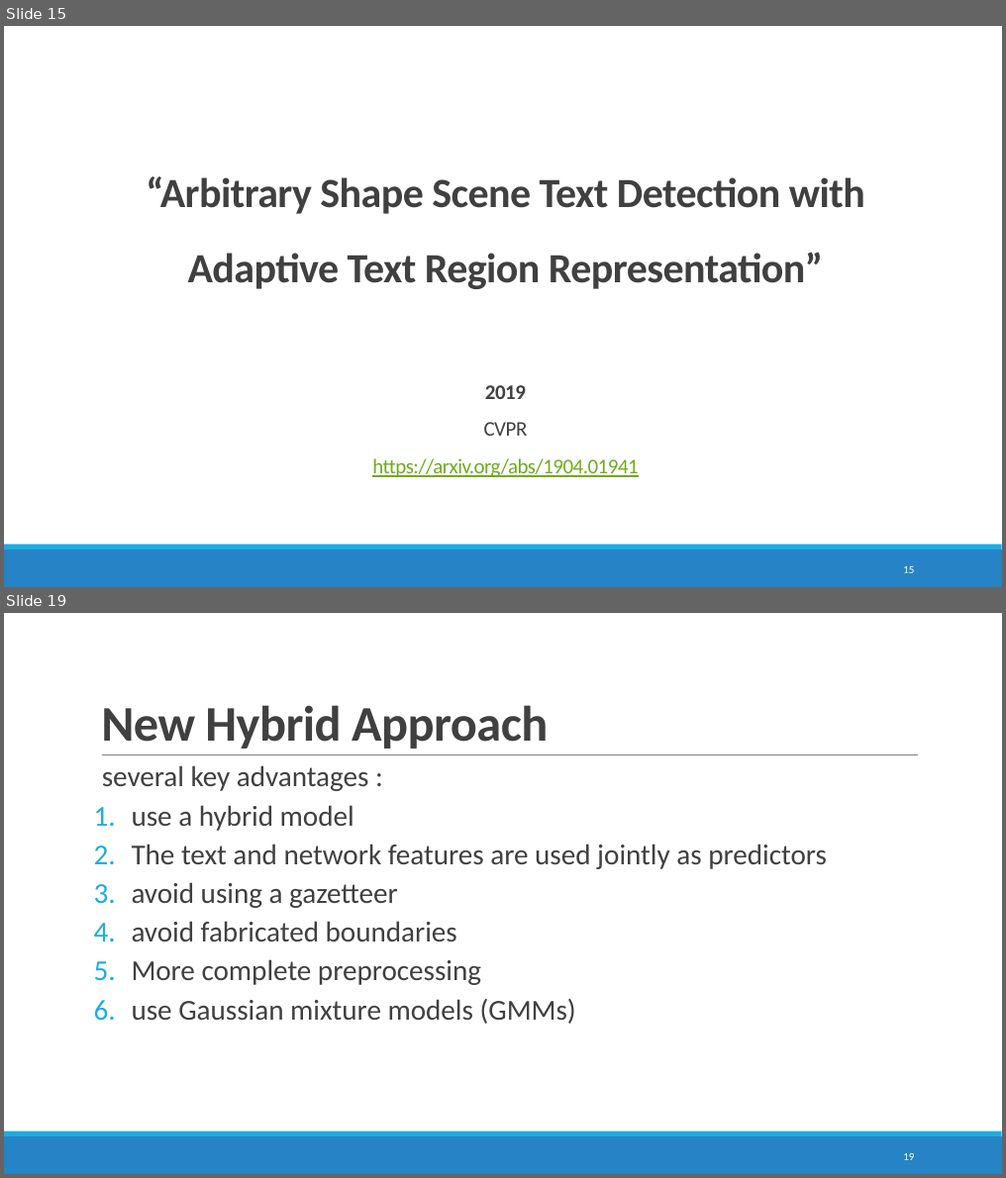
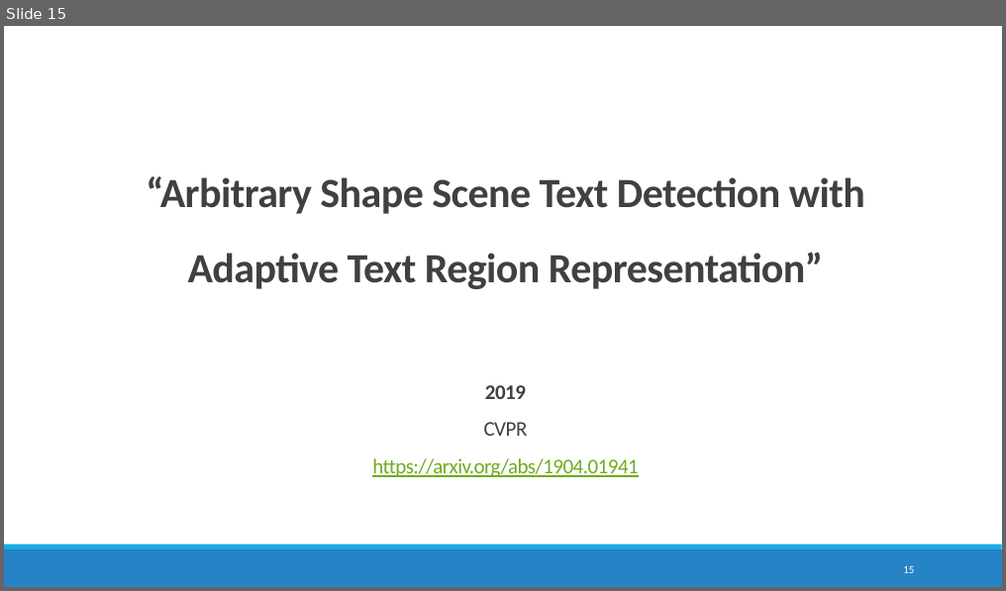
Before and after one commit to maryamhashemi/Text-Localization, a slide deck: Text Localization.pptx. Shown one above the other, each under a label of ours: slides 15 and 19 before the commit, slide 15 after it; the slides between them are not shown. The pictures are 1006x1178 and 1006x591 pixels, drawn with LibreOffice and Linux fonts; fonts in the diff are those of the drawing. Boxes give left, top, right and bottom in pixels: in the first picture for what was removed or moved away, otherwise in the second. Text is boxed around its words. In the diff, an @@ line names an element or a change of style, - is before the commit and + after.

```diff
--- a/Text Localization.pptx
+++ b/Text Localization.pptx
@@ slide 19 removed at <box>4,613,1002,1174</box>, background #FFFFFF; not listed: 2 template elements that a slide beside it also shows @@
@@ title removed at <box>101,705,548,749</box> @@
-New Hybrid Approach
@@ line removed from (102, 756) to (918, 756) @@
@@ text removed at <box>102,765,827,1024</box> @@
-  several key advantages :
-1. use a hybrid model
-2. The text and network features are used jointly as predictors
-3. avoid using a gazetteer
-4. avoid fabricated boundaries
-5. More complete preprocessing
-6. use Gaussian mixture models (GMMs)
@@ page number removed at <box>903,1154,914,1160</box> @@
-19
```
Also in this commit, not shown: 23 other slides removed.
